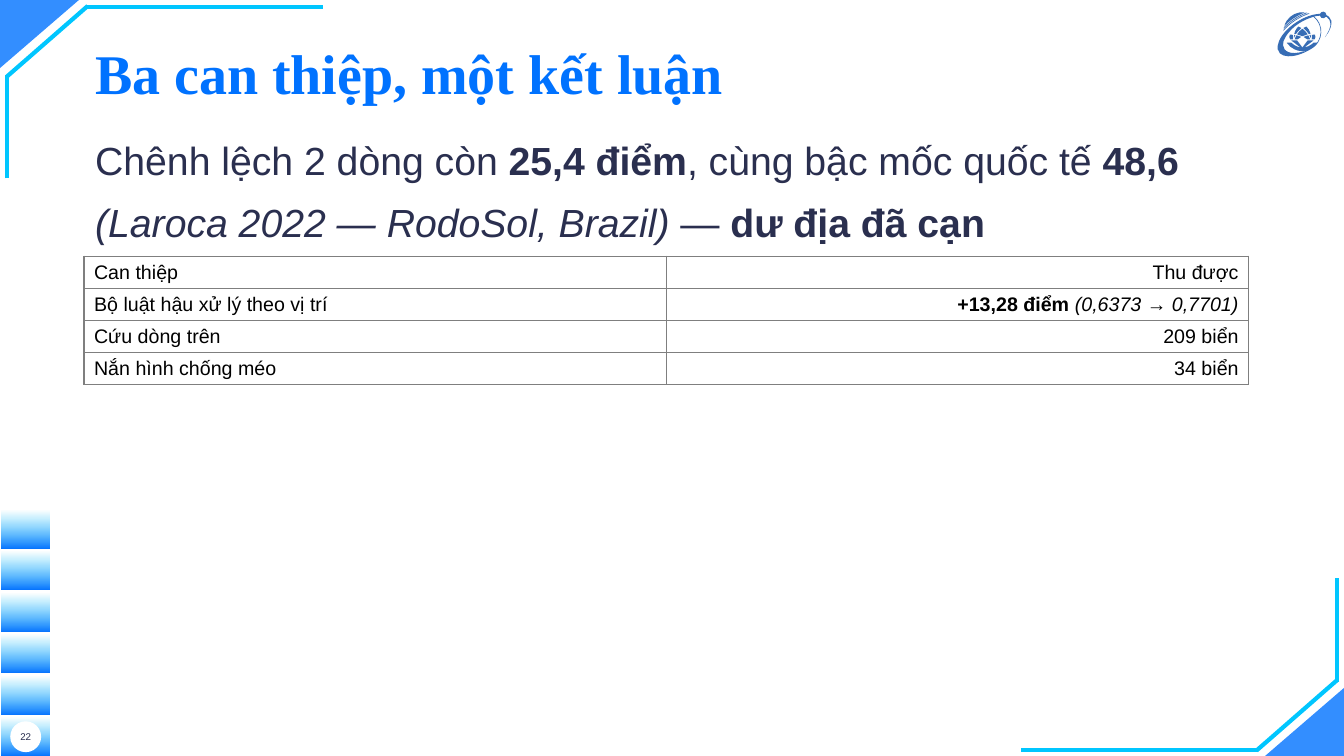
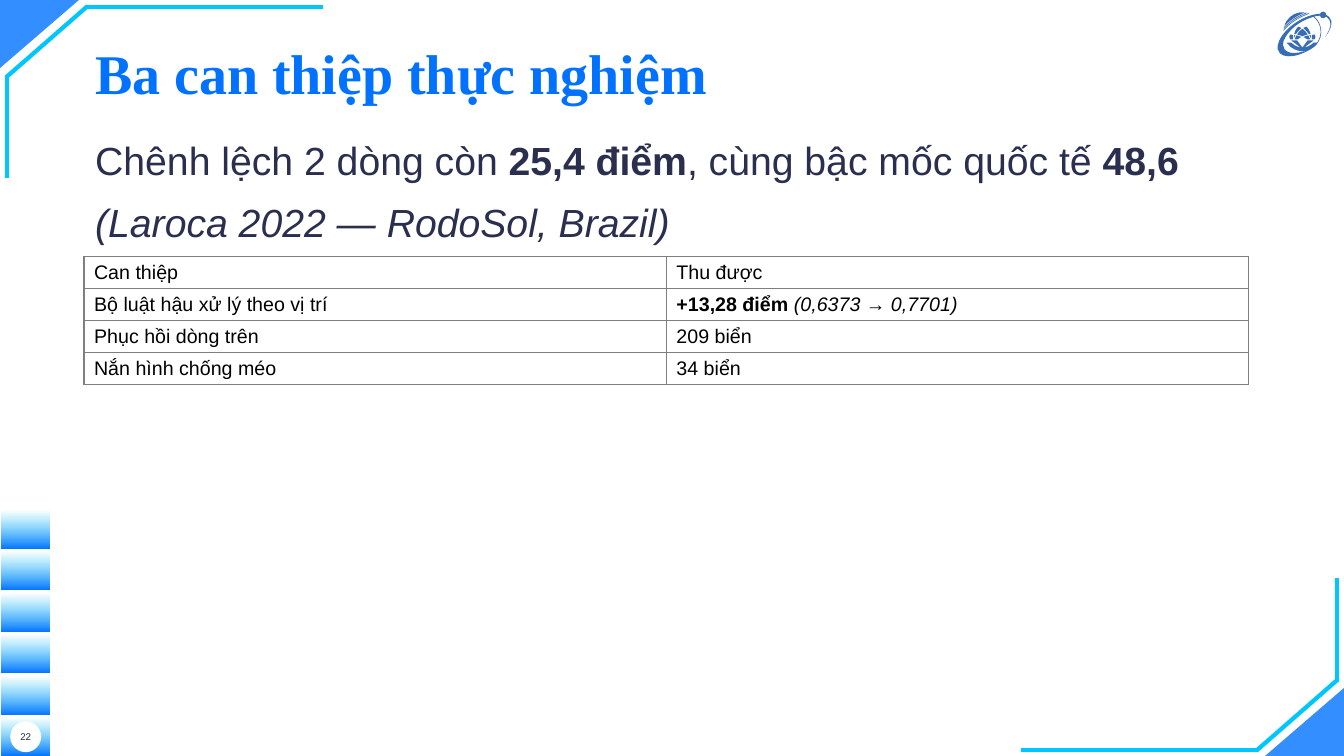
Before and after one commit to hieunguyen2604/alpr-do-an-mon-hoc, a slide deck: slide 22 of docs/slides/slides.pptx. Drawn at 1344x756 pixels with LibreOffice and Linux fonts; fonts in the diff are those of the drawing; background and template pictures are left out. Boxes give left, top, right and bottom in pixels: in the first picture for what was removed or moved away, otherwise in the second. Text is boxed around its words. In the diff, an @@ line names an element or a change of style, - is before the commit and + after.

```diff
--- a/docs/slides/slides.pptx
+++ b/docs/slides/slides.pptx
@@ title at box(95, 54, 707, 105): text changed @@
-Ba can thiệp, một kết luận
+Ba can thiệp thực nghiệm
@@ text at box(95, 144, 1179, 245): text changed @@
-Chênh lệch 2 dòng còn 25,4 điểm, cùng bậc mốc quốc tế 48,6 (Laroca 2022 — RodoSol, Brazil) — dư địa đã cạn
+Chênh lệch 2 dòng còn 25,4 điểm, cùng bậc mốc quốc tế 48,6 (Laroca 2022 — RodoSol, Brazil)
@@ table at box(84, 256, 1249, 681) @@
-row 3, column 1: Cứu dòng trên
+row 3, column 1: Phục hồi dòng trên
@@ alignment right to left @@
```
Also in this commit, not shown: 14 other slides changed, 3 other files.
